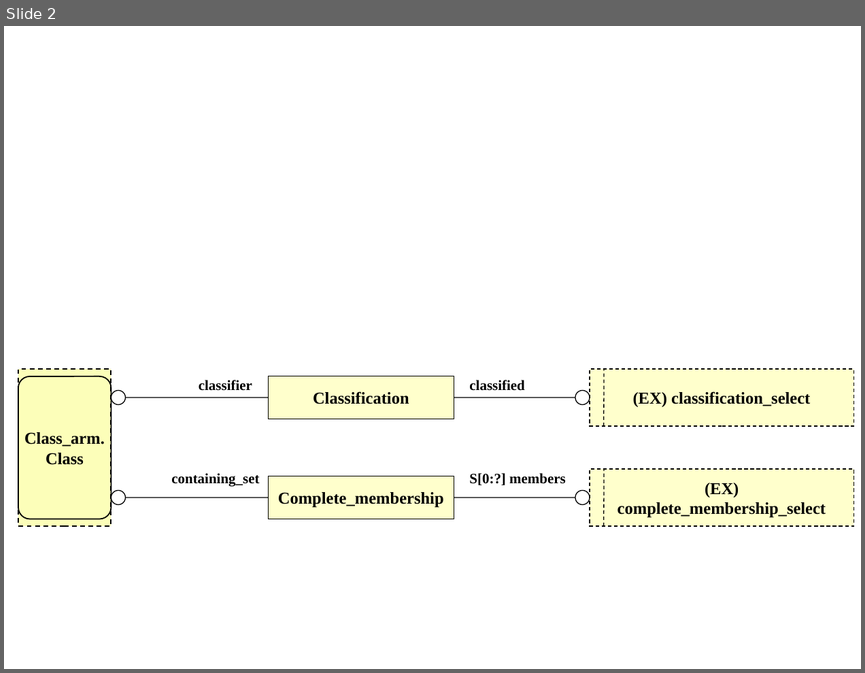
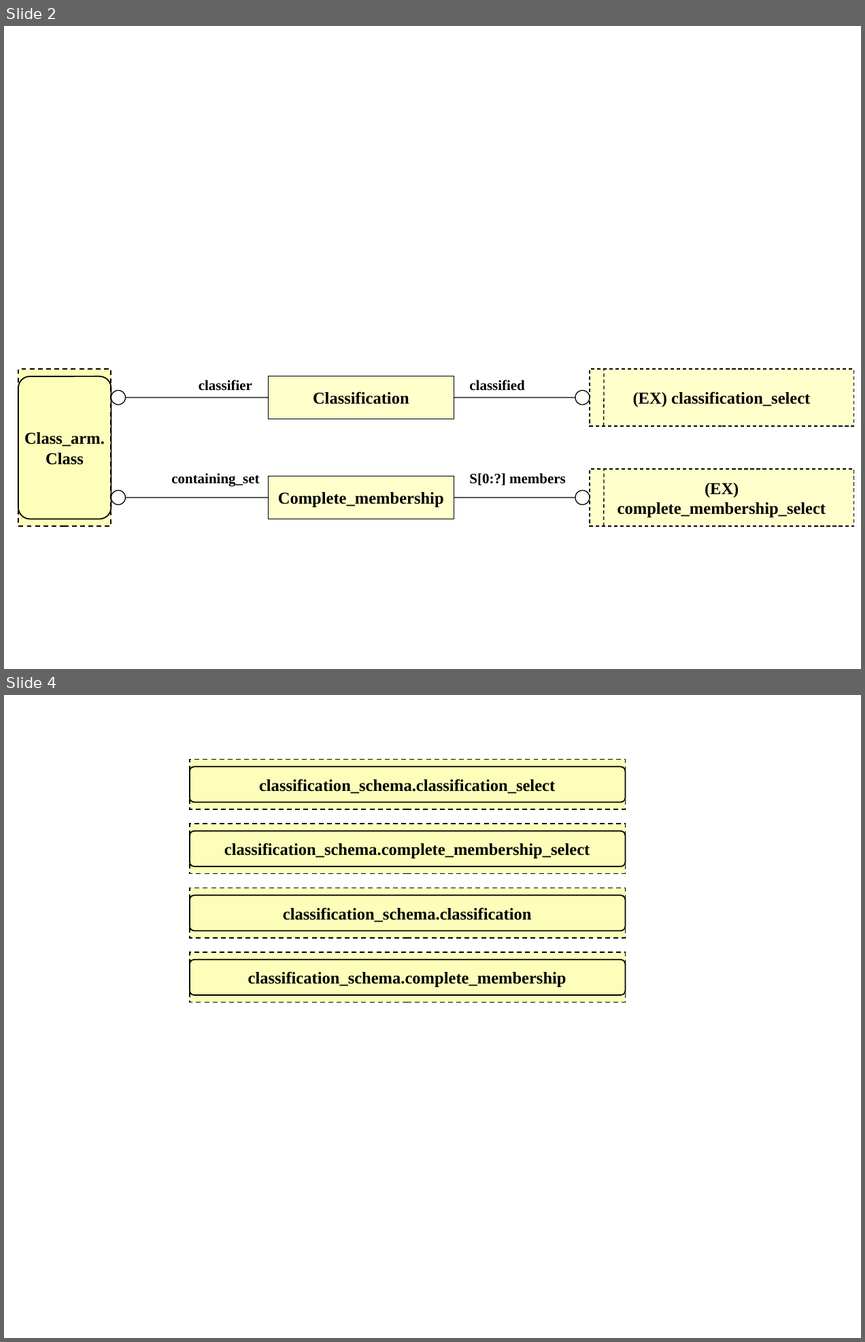
Before and after one commit to starseeker/stepmod_mirror, a slide deck: data/modules/classification/classification.ppt. Shown one above the other, each under a label of ours: slide 2 before the commit, slides 2 and 4 after it; the slides between them are not shown. The pictures are 865x673 and 865x1342 pixels, drawn with LibreOffice and Linux fonts; fonts in the diff are those of the drawing. Boxes give left, top, right and bottom in pixels: in the first picture for what was removed or moved away, otherwise in the second. Text is boxed around its words. In the diff, an @@ line names an element or a change of style, - is before the commit and + after.

```diff
--- a/data/modules/classification/classification.ppt
+++ b/data/modules/classification/classification.ppt
@@ slide 4 added at box(4, 695, 861, 1338), background #FFFFFF @@
@@ rectangle added at box(190, 759, 626, 809), fill #FCFEB9, outline #000000 0.99 pt dashed, 14 pt, text #000000, bold @@
+classification_schema.classification_select
@@ rounded rectangle added at box(190, 767, 626, 802), outline #000000 0.99 pt @@
@@ rectangle added at box(190, 824, 626, 873), fill #FCFEB9, outline #000000 0.99 pt dashed, 14 pt, text #000000, bold @@
+classification_schema.complete_membership_select
@@ rounded rectangle added at box(190, 831, 626, 866), outline #000000 0.99 pt @@
@@ rectangle added at box(190, 888, 626, 938), fill #FCFEB9, outline #000000 0.99 pt dashed, 14 pt, text #000000, bold @@
+classification_schema.classification
@@ rounded rectangle added at box(190, 896, 626, 930), outline #000000 0.99 pt @@
@@ rectangle added at box(190, 952, 626, 1002), fill #FCFEB9, outline #000000 0.99 pt dashed, 14 pt, text #000000, bold @@
+classification_schema.complete_membership
@@ rounded rectangle added at box(190, 960, 626, 995), outline #000000 0.99 pt @@
```
Also in this commit, not shown: 1 slide changed, 4 other files.
